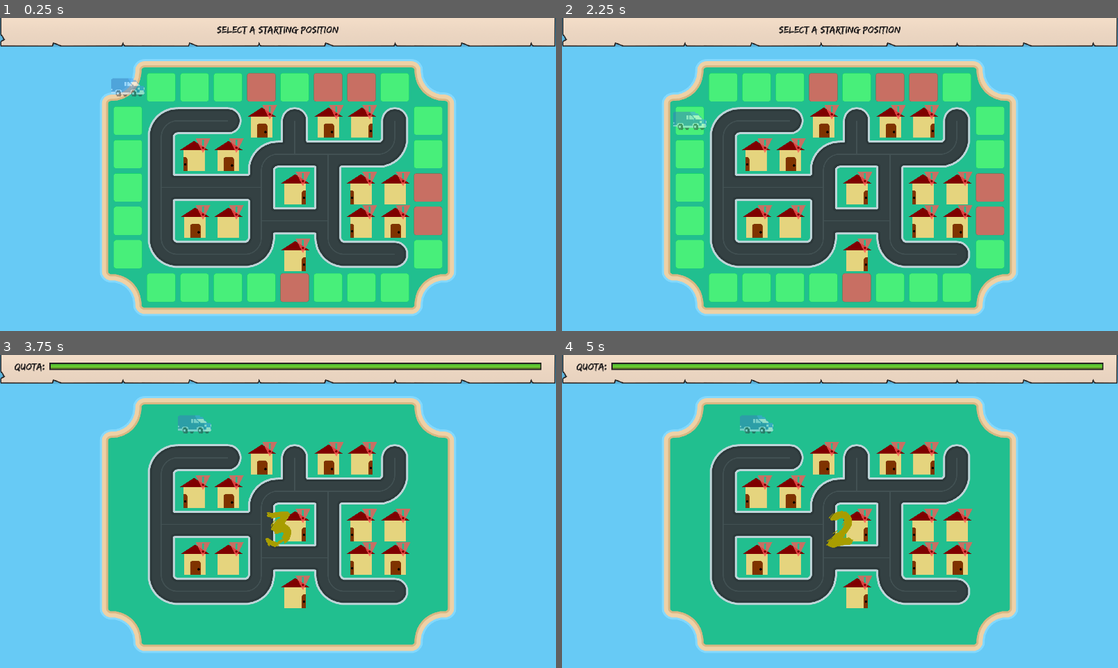
Above: before the commit, frames 1-4 (two rows, left to right).
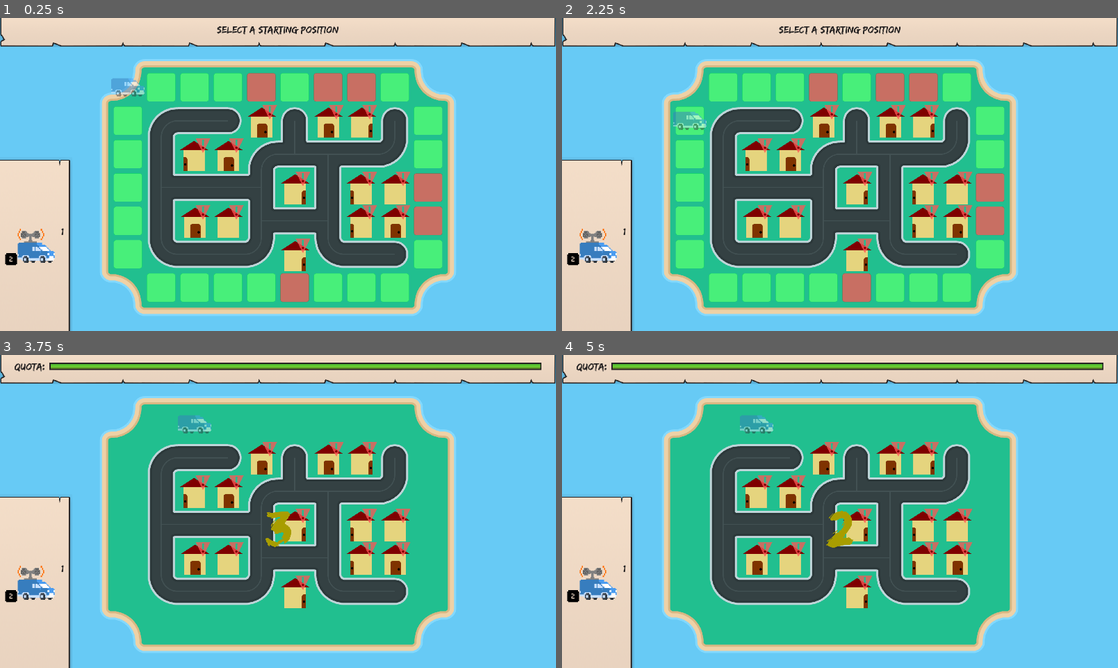
Above: after the commit, the same moments.

Repository: DamienKusters/gmtk2026jam
Game: Godot game, scene res://nodes/game.tscn
Two runs of this game, one before a commit and one after it. Both use one fixed random seed, a clock stepped at 60 frames per second and the inputs below. The engine's default icon, where the game draws it, is replaced by a stand-in: a white triangle on a blue panel in a dark square.
Inputs (mouse positions are in pixels of both pictures, inside the frame that each line leads up to):
- Up to frame 1 (0.25 s): no input
- Up to frame 2 (2.25 s): tap Enter at 0.5, 2 s; move the mouse to (812, 237) at 0.52 s; hold W (up) 0.53-2.03 s; tap 2 (action2) at 0.6, 1.55, 2.1 s; tap Space at 1.25 s; move the mouse to (1006, 221) at 1.27 s; tap 1 (action1) at 1.35 s; move the mouse to (673, 127) at 2.02 s; hold A (left) from 2.03 s (still down)
- Up to frame 3 (3.75 s): tap Space at 2.75 s; move the mouse to (305, 511) at 2.77 s; tap 3 (action3) at 2.85 s; tap 2 (action2) at 3.05 s; tap Enter at 3.5 s; move the mouse to (194, 433) at 3.52 s; release A (left) at 3.53 s; hold S (down) from 3.53 s (still down); click (194, 433) at 3.6 s
- Up to frame 4 (5 s): tap 2 (action2) at 3.8, 4.35 s; move the mouse to (962, 495) at 4.27 s; release S (down) at 4.28 s; hold D (right) from 4.28 s (still down)

The runs differ from the first frame. In frame 1, 6.9% of the frame differs, in the area x 0-13%, y 45-100%; in frame 2, 6.9%; in frame 3, 6.9%; in frame 4, 6.9%.
Error before the commit: Invalid access to property or key '0' on a base object of type 'Dictionary[int, int]'. (res://nodes/van/van.gd:40)

Commit message:
feat: Propaganda upgrade

Diff:
--- a/nodes/globals/globals.gd
+++ b/nodes/globals/globals.gd
@@ -6,7 +6,7 @@
 enum UpgradeEnum { BOY, PROPAGANDA, HELI }
 var upgrades: Dictionary[UpgradeEnum, int] = {
 	#UpgradeEnum.BOY: 1,
-	##UpgradeEnum.PROPAGANDA: 1,
+	UpgradeEnum.PROPAGANDA: 1,
 	#UpgradeEnum.HELI: 1,
 }
 
--- a/nodes/tilemap.gd
+++ b/nodes/tilemap.gd
@@ -46,7 +46,7 @@
 			count += 1
 	return count
 
-func try_deliver_newspaper(house_coords: Vector2i, house_data: Dictionary, van_direction: Vector2i) -> bool:
+func try_deliver_newspaper(house_coords: Vector2i, house_data: Dictionary, van_direction: Vector2i, override_house_direction: bool = false) -> bool:
 	if !tile_is_house(house_data):
 		return false
 	if !houses.has(house_coords):
@@ -54,19 +54,22 @@
 	if deliveries[house_coords] == true:
 		return false
 	var deliver_successful := false
-	match(van_direction):
-		Vector2i.LEFT:
-			if house_data["house_right"]:
-				deliver_successful = true
-		Vector2i.RIGHT:
-			if house_data["house_left"]:
-				deliver_successful = true
-		Vector2i.UP:
-			if house_data["house_down"]:
-				deliver_successful = true
-		Vector2i.DOWN:
-			if house_data["house_up"]:
-				deliver_successful = true
+	if !override_house_direction:
+		match(van_direction):
+			Vector2i.LEFT:
+				if house_data["house_right"]:
+					deliver_successful = true
+			Vector2i.RIGHT:
+				if house_data["house_left"]:
+					deliver_successful = true
+			Vector2i.UP:
+				if house_data["house_down"]:
+					deliver_successful = true
+			Vector2i.DOWN:
+				if house_data["house_up"]:
+					deliver_successful = true
+	else:
+		deliver_successful = true
 	if deliver_successful:
 		deliveries[house_coords] = true
 		colours.set_cell(house_coords, 0, Vector2i(0, 1))
--- a/nodes/ui/popups/upgrades/upgrades.tscn
+++ b/nodes/ui/popups/upgrades/upgrades.tscn
@@ -56,12 +56,15 @@
 
 [node name="PrpUpgrade" parent="HBoxContainer2" unique_id=119829185 instance=ExtResource("4_1dxe2")]
 unique_name_in_owner = true
-visible = false
 layout_mode = 2
 upgrade_name = "Propaganda Van"
-upgrade_description = "Blast your news to all surrounding houses"
+upgrade_description = "Blast your news to all surrounding houses!
+Each level allows you to use it once more.
+Press '2' to activate."
 upgrade_icon = ExtResource("6_ov268")
+upgrade_max_level = 4
 upgrade_base_price = 100
+upgrade_percentage_increase = 160
 
 [node name="HelUpgrade" parent="HBoxContainer2" unique_id=641763306 instance=ExtResource("4_1dxe2")]
 unique_name_in_owner = true
@@ -74,7 +77,7 @@
 upgrade_icon = ExtResource("7_dr0am")
 upgrade_max_level = 4
 upgrade_base_price = 200
-upgrade_percentage_increase = 100
+upgrade_percentage_increase = 80
 
 [node name="Padding2" type="Control" parent="." unique_id=1279528657]
 custom_minimum_size = Vector2(0, 25)
--- a/nodes/ui/ui.tscn
+++ b/nodes/ui/ui.tscn
@@ -184,7 +184,6 @@
 
 [node name="Upgrades" parent="VBoxContainer/Padding/Popup/TextureRect/MarginContainer" unique_id=487779553 instance=ExtResource("8_isqs7")]
 unique_name_in_owner = true
-visible = false
 layout_mode = 2
 
 [connection signal="timeout" from="PregameCountdown" to="." method="_on_pregame_countdown_timeout"]
--- a/nodes/ui/upgrade_gameplay/upgrade_gameplay.gd
+++ b/nodes/ui/upgrade_gameplay/upgrade_gameplay.gd
@@ -10,7 +10,6 @@
 
 func _ready():
 	Globals.van_used_ability.connect(update_info)
-#	TODO run update_info when game starts
 	_initialize()
 
 func update_info(van: Van, _upgrade: Globals.UpgradeEnum):
@@ -20,10 +19,10 @@
 		Globals.UpgradeEnum.BOY:
 			$VBoxContainer2/Label.text = "ready" if van.shot_ready else ""
 		Globals.UpgradeEnum.PROPAGANDA:
-			pass # TODO
+			$VBoxContainer2/Label.text = str(van.propaganda_uses)
 		Globals.UpgradeEnum.HELI:
 			toggled = van.flying
-			$VBoxContainer2/Label.text = str(Globals.upgrades[Globals.UpgradeEnum.HELI] - van.ascends)
+			$VBoxContainer2/Label.text = str(Globals.upgrades.get(Globals.UpgradeEnum.HELI, 0) - van.ascends)
 
 func _initialize():
 	match (upgrade):
--- /dev/null
+++ b/nodes/van/propaganda_component.gd
@@ -0,0 +1,22 @@
+extends Node2D
+class_name PropagandaComponent
+
+@onready var van: Van = get_parent()
+
+func deliver_in_range(coords: Vector2i):
+	var surrounding_tiles = [
+		coords + Vector2i.LEFT,
+		coords + Vector2i.RIGHT,
+		coords + Vector2i.UP,
+		coords + Vector2i.DOWN,
+
+		coords + Vector2i.LEFT + Vector2i.UP,
+		coords + Vector2i.LEFT + Vector2i.DOWN,
+		coords + Vector2i.RIGHT + Vector2i.UP,
+		coords + Vector2i.RIGHT + Vector2i.DOWN,
+	]
+
+	for t in surrounding_tiles:
+		var tile = van.tilemap.get_tile_by_coords(t)
+		if van.tilemap.try_deliver_newspaper(t, tile, Vector2i.ZERO, true):
+			van.reset_quota_timer()
--- a/nodes/van/van.gd
+++ b/nodes/van/van.gd
@@ -15,6 +15,8 @@
 var location_normalized: Vector2i = Vector2i(0, 1)
 
 var shot_ready := false
+
+var propaganda_uses := 0
 
 var flying := false :
 	set(value):
@@ -37,7 +39,8 @@
 	_set_texture_direction(direction)
 	visible = false
 
-	var boy_level = Globals.upgrades[Globals.UpgradeEnum.BOY]
+	propaganda_uses = Globals.upgrades.get(Globals.UpgradeEnum.PROPAGANDA, 0)
+	var boy_level = Globals.upgrades.get(Globals.UpgradeEnum.BOY, 0)
 	if boy_level > 0:
 		shot_ready = true
 		$NewspaperComponent.cooldown = 2.0 - (0.5 * (boy_level - 1))
@@ -61,8 +64,11 @@
 				$NewspaperComponent.shoot()
 				Globals.van_used_ability.emit(self, Globals.UpgradeEnum.BOY)
 		if Input.is_action_just_pressed("action2") and Globals.upgrades.has(Globals.UpgradeEnum.PROPAGANDA):
-			Globals.van_used_ability.emit(Globals.UpgradeEnum.PROPAGANDA)
-			pass # TODO
+			if flying == true or propaganda_uses <= 0:
+				return
+			propaganda_uses -= 1
+			$PropagandaComponent.deliver_in_range(location_normalized)
+			Globals.van_used_ability.emit(self, Globals.UpgradeEnum.PROPAGANDA)
 		if Input.is_action_just_pressed("action3") and Globals.upgrades.has(Globals.UpgradeEnum.HELI):
 			if flying == false:
 				if ascends >= Globals.upgrades[Globals.UpgradeEnum.HELI]:
--- a/nodes/van/van.tscn
+++ b/nodes/van/van.tscn
@@ -4,6 +4,7 @@
 [ext_resource type="Texture2D" uid="uid://4vggmo1dte5t" path="res://nodes/van/van.png" id="2_0yyu7"]
 [ext_resource type="Script" uid="uid://wvgmk4j7ep3w" path="res://nodes/van/newspaper_component.gd" id="3_8kcf2"]
 [ext_resource type="Texture2D" uid="uid://b3laggb8dgdw4" path="res://nodes/van/newspaper.png" id="4_islfx"]
+[ext_resource type="Script" uid="uid://drvma4b2g5oti" path="res://nodes/van/propaganda_component.gd" id="5_islfx"]
 
 [sub_resource type="AtlasTexture" id="AtlasTexture_ogq8d"]
 atlas = ExtResource("2_0yyu7")
@@ -44,6 +45,9 @@
 scale_amount_min = 5.0
 scale_amount_max = 5.0
 
+[node name="PropagandaComponent" type="Node2D" parent="." unique_id=498940087]
+script = ExtResource("5_islfx")
+
 [connection signal="timeout" from="Timer" to="." method="_on_timer_timeout"]
 [connection signal="timeout" from="QuotaTimer" to="." method="_on_quota_timer_timeout"]
 [connection signal="timeout" from="NewspaperComponent/Timer" to="NewspaperComponent" method="_on_timer_timeout"]
Not shown, added: nodes/van/propaganda_component.gd.uid
